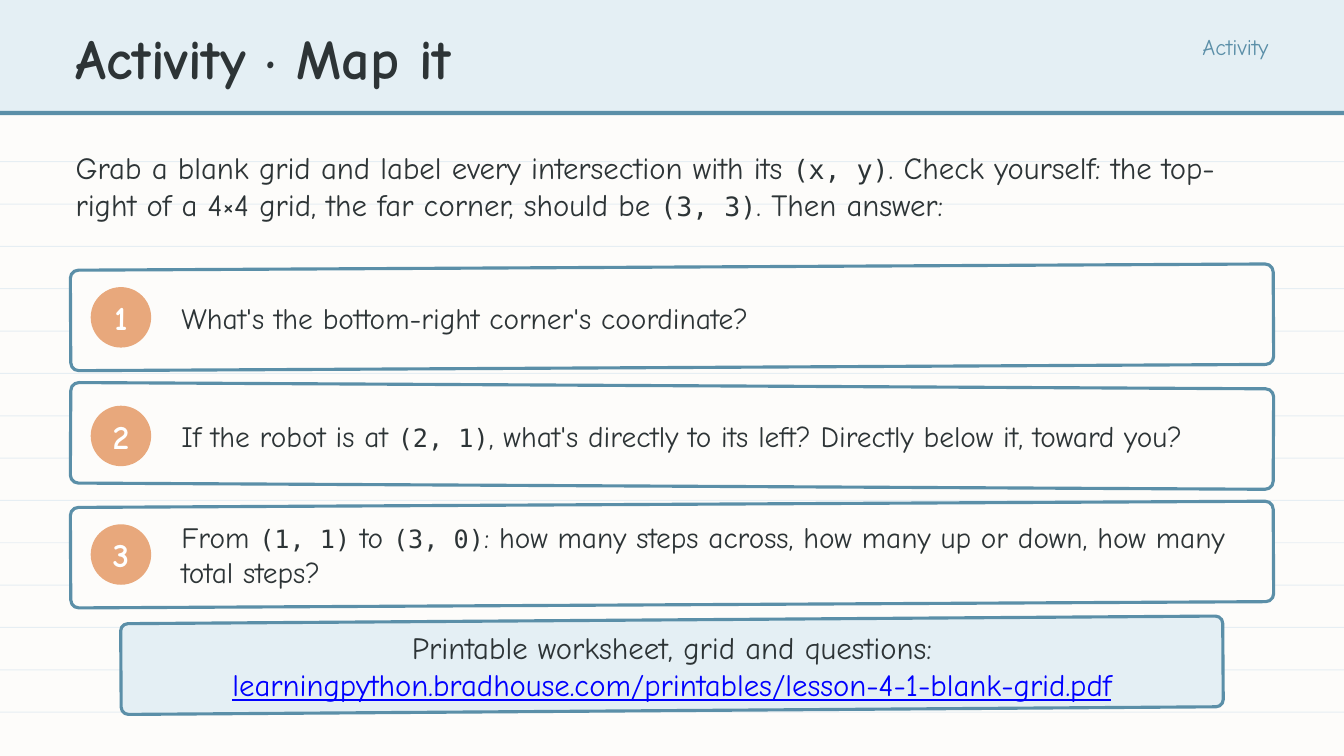
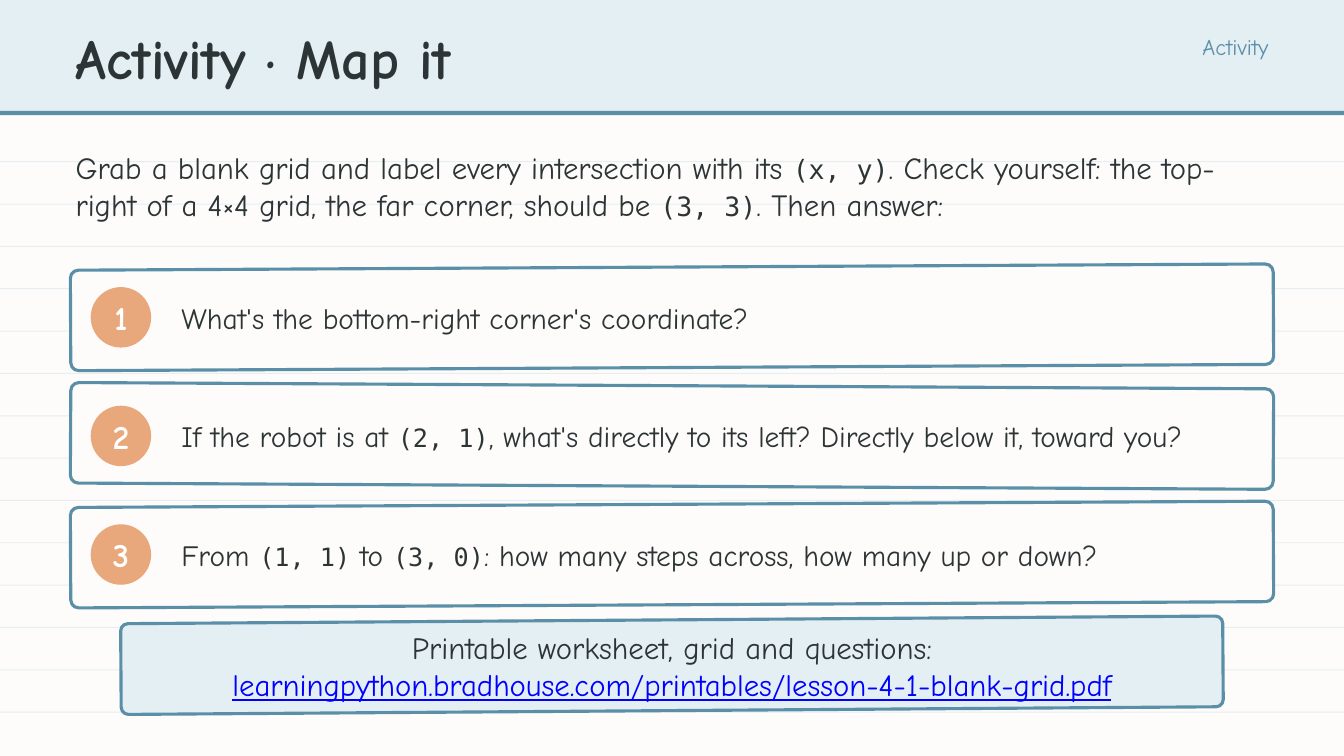
Before and after one commit to bradamiller/LearningPython, a slide deck: slide 6 of static/slides/module-04-manhattan/module-4-lesson-01-coordinates.pptx (slide 9 before the commit). Drawn at 1344x756 pixels with LibreOffice and Linux fonts; fonts in the diff are those of the drawing. Boxes give left, top, right and bottom in pixels: in the first picture for what was removed or moved away, otherwise in the second. Text is boxed around its words. In the diff, an @@ line names an element or a change of style, - is before the commit and + after.

```diff
--- a/static/slides/module-04-manhattan/module-4-lesson-01-coordinates.pptx
+++ b/static/slides/module-04-manhattan/module-4-lesson-01-coordinates.pptx
@@ text at (181,545,1097,572): text changed @@
-From (1, 1) to (3, 0): how many steps across, how many up or down, how many total steps?
+From (1, 1) to (3, 0): how many steps across, how many up or down?
```
Also in this commit, not shown: 3 other slides changed, 3 slides removed, 19 other files.
